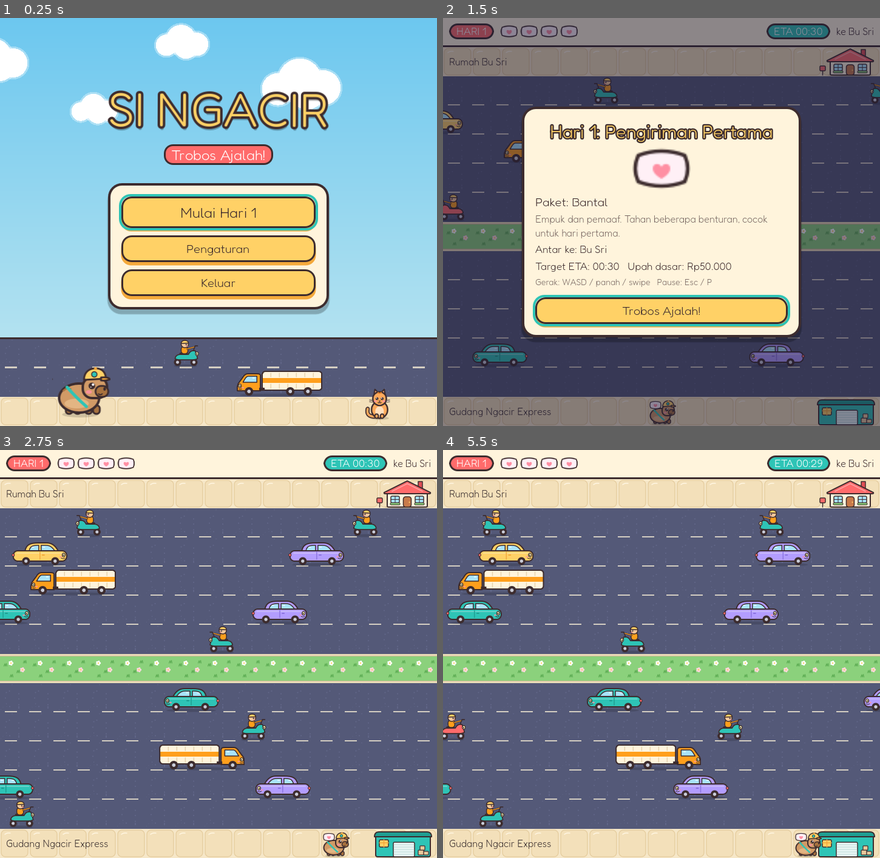
Above: before the commit, frames 1-4 (two rows, left to right).
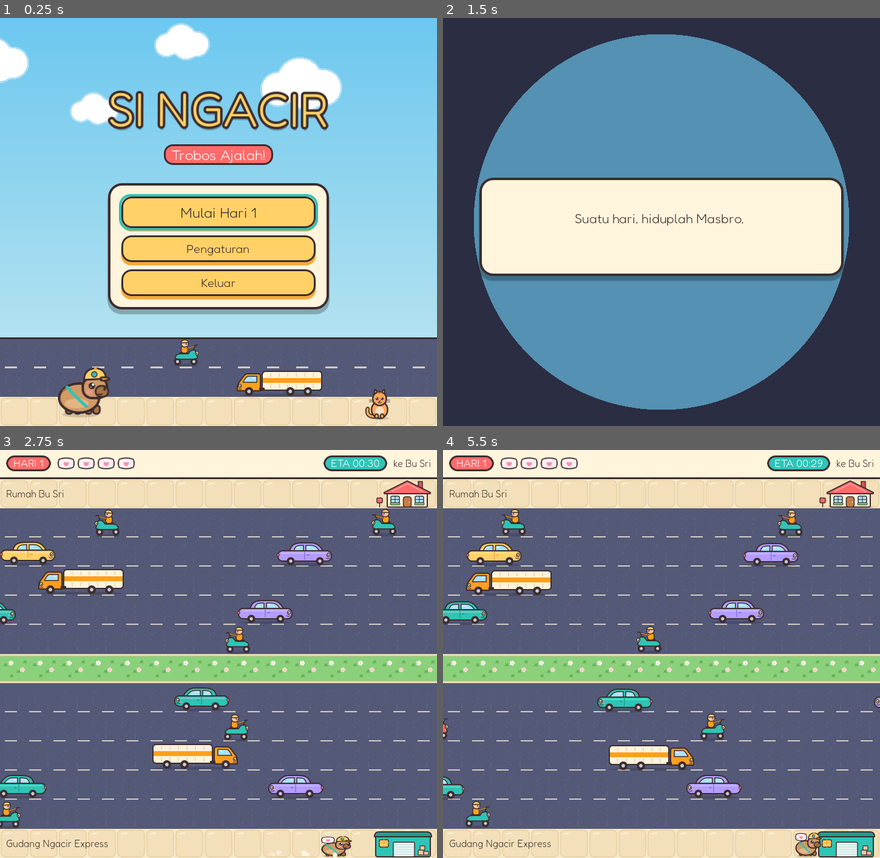
Above: after the commit, the same moments.

Repository: FirmansyahDzakwanArifien/si-ngacir
Game: Godot game, scene res://scenes/main.tscn
The game is run twice, just before and just after one commit, with the same random seed, the same clock (stepped at 60 frames per second) and the same inputs.
Inputs (mouse positions are in pixels of both pictures, inside the frame that each line leads up to):
- Up to frame 1 (0.25 s): no input
- Up to frame 2 (1.5 s): click "Mulai Hari 1" at 0.5 s; click "Lewati (Esc)" at 1.25 s
- Up to frame 3 (2.75 s): tap Enter (ui_accept) at 2, 2.27 s; move the mouse to (314, 633) at 2.02 s; hold D (move_right) from 2.03 s (still down); tap P at 2.1 s; click (314, 633) at 2.17 s
- Up to frame 4 (5.5 s): move the mouse to (574, 674) at 2.77 s; release D (move_right) at 2.78 s; hold S (move_down) 2.78-3.5 s; tap P at 2.85 s; click (574, 674) at 2.92 s; tap Enter (ui_accept) at 3.02 s; click "Layar Penuh" at 3.5 s; click "Kembali" at 4.25 s; click "Lanjut" at 5 s

The runs differ from the first frame. In frame 1, less than 0.1% of the frame differs, in the area x 39-46%, y 78-86%; in frame 2, 67%, in the area x 0-100%, y 0-100%; in frame 3, 6.4%; in frame 4, 6.4%.

Commit message:
feat(juice): animasi lompat, partikel, dan transisi layar
- Masbro melompat dengan squash & stretch dan meninggalkan debu kecil,
  lompat girang saat paket sampai
- Letupan bintang dan serpihan paket saat tertabrak, hujan konfeti di
  depan kartu hasil
- Kendaraan bergoyang pelan seperti mesin hidup
- Transisi lingkaran antar layar (autoload Transition)
- Angka upah menghitung naik, pil ETA berdenyut saat waktu tinggal 10 detik

Diff:
--- a/project.godot
+++ b/project.godot
@@ -20,6 +20,7 @@
 
 GameState="*res://scripts/autoload/game_state.gd"
 AudioManager="*res://scripts/autoload/audio_manager.gd"
+Transition="*res://scripts/autoload/transition.gd"
 
 [display]
 
--- a/scripts/autoload/game_state.gd
+++ b/scripts/autoload/game_state.gd
@@ -88,7 +88,7 @@
 func replay_day(index: int) -> void:
 	current_day_index = index
 	is_replay = true
-	get_tree().change_scene_to_file(LEVEL_SCENE)
+	Transition.change_scene(LEVEL_SCENE)
 
 
 func record_delivery(day: DayData, wage: int) -> void:
@@ -110,11 +110,11 @@
 ## Putar cutscene lalu pindah ke next_scene. Tanpa cerita, langsung pindah.
 func play_story(story: StoryData, next_scene: String) -> void:
 	if story == null or story.pages.is_empty():
-		get_tree().change_scene_to_file(next_scene)
+		Transition.change_scene(next_scene)
 		return
 	pending_story = story
 	pending_scene = next_scene
-	get_tree().change_scene_to_file(CUTSCENE_SCENE)
+	Transition.change_scene(CUTSCENE_SCENE)
 
 
 ## Cutscene penutup sesuai hasil masa percobaan (null bila pemain masih boleh mengulang hari).
--- /dev/null
+++ b/scripts/autoload/transition.gd
@@ -0,0 +1,78 @@
+extends CanvasLayer
+## Transisi antar layar: lingkaran menutup, ganti scene, lalu lingkaran membuka.
+
+const SHADER_CODE := """
+shader_type canvas_item;
+
+uniform float progress : hint_range(0.0, 1.0) = 0.0;
+uniform vec2 screen_size = vec2(720.0, 672.0);
+uniform vec4 fill : source_color = vec4(0.169, 0.176, 0.259, 1.0);
+
+void fragment() {
+	vec2 pos = UV * screen_size;
+	float radius = (1.0 - progress) * length(screen_size) * 0.55;
+	float inside = step(distance(pos, screen_size * 0.5), radius);
+	COLOR = vec4(fill.rgb, (1.0 - inside) * fill.a);
+}
+"""
+const DURATION := 0.28
+
+## true: ganti scene langsung tanpa animasi (dipakai tes otomatis).
+var instant := false
+
+var _cover: ColorRect
+var _material: ShaderMaterial
+var _busy := false
+
+
+func _ready() -> void:
+	layer = 100
+	process_mode = Node.PROCESS_MODE_ALWAYS
+	var shader := Shader.new()
+	shader.code = SHADER_CODE
+	_material = ShaderMaterial.new()
+	_material.shader = shader
+	_cover = ColorRect.new()
+	_cover.material = _material
+	_cover.mouse_filter = Control.MOUSE_FILTER_IGNORE
+	_cover.set_anchors_and_offsets_preset(Control.PRESET_FULL_RECT)
+	_cover.visible = false
+	add_child(_cover)
+	_cover.resized.connect(func() -> void: _material.set_shader_parameter("screen_size", _cover.size))
+
+
+## Pindah ke scene lain dengan transisi.
+func change_scene(path: String) -> void:
+	_run(func() -> void: get_tree().change_scene_to_file(path))
+
+
+## Muat ulang scene sekarang dengan transisi.
+func reload() -> void:
+	_run(func() -> void: get_tree().reload_current_scene())
+
+
+func _run(swap: Callable) -> void:
+	if instant:
+		swap.call()
+		return
+	if _busy:
+		return
+	_busy = true
+	_cover.visible = true
+	_cover.mouse_filter = Control.MOUSE_FILTER_STOP
+	var tween := create_tween()
+	tween.tween_method(_set_progress, 0.0, 1.0, DURATION).set_ease(Tween.EASE_IN).set_trans(Tween.TRANS_QUAD)
+	tween.tween_callback(swap)
+	tween.tween_interval(0.05)
+	tween.tween_method(_set_progress, 1.0, 0.0, DURATION).set_ease(Tween.EASE_OUT).set_trans(Tween.TRANS_QUAD)
+	tween.tween_callback(_finish)
+
+
+func _set_progress(value: float) -> void:
+	_material.set_shader_parameter("progress", value)
+
+
+func _finish() -> void:
+	_cover.visible = false
+	_cover.mouse_filter = Control.MOUSE_FILTER_IGNORE
+	_busy = false
--- a/scripts/cutscene.gd
+++ b/scripts/cutscene.gd
@@ -128,4 +128,4 @@
 	GameState.pending_scene = ""
 	GameState.pending_story = null
 	_story = null
-	get_tree().change_scene_to_file(next_scene)
+	Transition.change_scene(next_scene)
--- a/scripts/ending.gd
+++ b/scripts/ending.gd
@@ -63,7 +63,7 @@
 	var menu := Button.new()
 	menu.text = "Menu Utama"
 	menu.custom_minimum_size = Vector2(0, 44)
-	menu.pressed.connect(get_tree().change_scene_to_file.bind(GameState.MENU_SCENE))
+	menu.pressed.connect(Transition.change_scene.bind(GameState.MENU_SCENE))
 	column.add_child(menu)
 	(first_button if first_button else menu).grab_focus.call_deferred()
 
--- /dev/null
+++ b/scripts/game/effects.gd
@@ -0,0 +1,92 @@
+class_name Effects
+extends RefCounted
+## Efek partikel kecil: debu langkah, letupan tabrakan, dan konfeti.
+
+static var _dot: Texture2D
+
+
+static func dust(parent: Node, at: Vector2) -> void:
+	var particles := _make(parent, at, 6, 0.35)
+	particles.direction = Vector2.UP
+	particles.spread = 70.0
+	particles.initial_velocity_min = 20.0
+	particles.initial_velocity_max = 45.0
+	particles.gravity = Vector2(0, 40)
+	particles.scale_amount_min = 0.5
+	particles.scale_amount_max = 0.9
+	particles.color = Color(1, 0.97, 0.9, 0.85)
+	particles.color_ramp = _fade()
+	particles.emitting = true
+
+
+## Letupan saat tertabrak: bintang kuning dan serpihan paket.
+static func burst(parent: Node, at: Vector2, package_color: Color) -> void:
+	for colors: Array in [[Palette.YELLOW, 10], [package_color, 8]]:
+		var particles := _make(parent, at, colors[1], 0.55)
+		particles.spread = 180.0
+		particles.initial_velocity_min = 90.0
+		particles.initial_velocity_max = 170.0
+		particles.gravity = Vector2(0, 260)
+		particles.angular_velocity_min = -360.0
+		particles.angular_velocity_max = 360.0
+		particles.scale_amount_min = 0.7
+		particles.scale_amount_max = 1.3
+		particles.color = colors[0]
+		particles.color_ramp = _fade()
+		particles.emitting = true
+
+
+## Hujan konfeti dari garis selebar width yang berpusat di at.
+static func confetti(parent: Node, at: Vector2, width: float) -> void:
+	for color in [Palette.YELLOW, Palette.TEAL, Palette.CORAL, Palette.LAVENDER, Palette.PINK]:
+		var particles := _make(parent, at, 14, 2.4)
+		particles.explosiveness = 0.5
+		particles.emission_shape = CPUParticles2D.EMISSION_SHAPE_RECTANGLE
+		particles.emission_rect_extents = Vector2(width / 2.0, 4.0)
+		particles.direction = Vector2.DOWN
+		particles.spread = 25.0
+		particles.initial_velocity_min = 60.0
+		particles.initial_velocity_max = 150.0
+		particles.gravity = Vector2(0, 160)
+		particles.angular_velocity_min = -300.0
+		particles.angular_velocity_max = 300.0
+		particles.scale_amount_min = 0.9
+		particles.scale_amount_max = 1.5
+		particles.color = color
+		particles.color_ramp = _fade(0.8)
+		particles.emitting = true
+
+
+static func _make(parent: Node, at: Vector2, amount: int, lifetime: float) -> CPUParticles2D:
+	var particles := CPUParticles2D.new()
+	particles.one_shot = true
+	particles.explosiveness = 1.0
+	particles.amount = amount
+	particles.lifetime = lifetime
+	particles.texture = _dot_texture()
+	particles.position = at
+	particles.z_index = 15
+	parent.add_child(particles)
+	particles.finished.connect(particles.queue_free)
+	return particles
+
+
+static func _fade(hold := 0.5) -> Gradient:
+	var gradient := Gradient.new()
+	gradient.set_color(0, Color.WHITE)
+	gradient.set_color(1, Color(1, 1, 1, 0))
+	gradient.add_point(hold, Color.WHITE)
+	return gradient
+
+
+static func _dot_texture() -> Texture2D:
+	if _dot == null:
+		var size := 10
+		var image := Image.create(size, size, false, Image.FORMAT_RGBA8)
+		var center := Vector2.ONE * size / 2.0
+		for y in size:
+			for x in size:
+				var d := Vector2(x + 0.5, y + 0.5).distance_to(center)
+				image.set_pixel(x, y, Color(1, 1, 1, clampf(size / 2.0 - d, 0.0, 1.0)))
+		_dot = ImageTexture.create_from_image(image)
+	return _dot
--- a/scripts/game/level.gd
+++ b/scripts/game/level.gd
@@ -238,6 +238,7 @@
 	damage = mini(damage + vehicle.damage * day.package.fragility, day.package.max_damage)
 	_hud.update_package(damage)
 	_shake()
+	Effects.burst(_board, _player.position + Vector2(TILE / 2.0, TILE / 2.0), day.package.color)
 	AudioManager.play_sfx(&"hit", 0.1)
 	if damage >= day.package.max_damage:
 		_fail()
@@ -254,6 +255,10 @@
 	var report := DeliveryReport.evaluate(day, damage, collisions, elapsed)
 	GameState.record_delivery(day, report.wage)
 	AudioManager.play_sfx(&"delivery")
+	_player.celebrate()
+	# Konfeti di lapisan HUD supaya jatuh di depan kartu hasil.
+	var view := get_viewport().get_visible_rect().size
+	Effects.confetti(_hud, Vector2(view.x / 2.0, 0), view.x)
 	_hud.show_result(report, _next_button_text())
 
 
@@ -298,7 +303,7 @@
 
 func _on_retry_requested() -> void:
 	get_tree().paused = false
-	get_tree().reload_current_scene()
+	Transition.reload()
 
 
 func _next_button_text() -> String:
@@ -314,7 +319,7 @@
 	if GameState.advance_day():
 		GameState.play_story(GameState.current_day().story, GameState.LEVEL_SCENE)
 	elif GameState.is_replay:
-		get_tree().change_scene_to_file(GameState.ENDING_SCENE)
+		Transition.change_scene(GameState.ENDING_SCENE)
 	else:
 		GameState.finish_probation()
 		GameState.play_story(GameState.ending_story(), GameState.ENDING_SCENE)
@@ -322,7 +327,7 @@
 
 func _on_menu_requested() -> void:
 	get_tree().paused = false
-	get_tree().change_scene_to_file(GameState.MENU_SCENE)
+	Transition.change_scene(GameState.MENU_SCENE)
 
 
 func _draw_board() -> void:
--- a/scripts/game/player.gd
+++ b/scripts/game/player.gd
@@ -41,6 +41,9 @@
 ## Sprite Masbro dari Illustrator; null berarti memakai gambar placeholder di _draw().
 var _body: AnimatedSprite2D
 var _package_icon: Sprite2D
+## Titik kaki Masbro; lompatan dan squash/stretch berporos di sini.
+var _visual: Node2D
+var _hop_tween: Tween
 
 
 func _ready() -> void:
@@ -49,9 +52,15 @@
 		&"walk": "masbro_walk",
 		&"hit": "masbro_hit",
 	}, Vector2i(48, 48))
+	_visual = Node2D.new()
+	_visual.position = Vector2(tile / 2.0, tile)
+	add_child(_visual)
+	var rig := Node2D.new()
+	rig.position = -_visual.position
+	_visual.add_child(rig)
 	if frames:
 		_body = SpriteLibrary.animated(frames)
-		add_child(_body)
+		rig.add_child(_body)
 		_play(&"idle")
 
 	_package_icon = SpriteLibrary.sprite("package_%s" % package_id)
@@ -59,7 +68,7 @@
 		_package_icon = Sprite2D.new()
 		_package_icon.centered = false
 		_package_icon.texture = SpriteLibrary.placeholder_box(Vector2i(20, 15), package_color, Color("6e4a2b"))
-	add_child(_package_icon)
+	rig.add_child(_package_icon)
 	_update_facing()
 
 
@@ -149,12 +158,43 @@
 	_play(animation)
 	_tween = create_tween()
 	_tween.tween_property(self, "position", cell_to_position(target), duration)
-	_tween.tween_callback(_on_hop_finished)
-
-
-func _on_hop_finished() -> void:
+	_tween.tween_callback(_on_hop_finished.bind(animation == &"walk"))
+	if animation == &"walk":
+		_bounce(duration)
+
+
+## Lompatan kecil dengan squash & stretch, berporos di kaki.
+func _bounce(duration: float, height := 7.0) -> void:
+	if _hop_tween:
+		_hop_tween.kill()
+	_visual.position.y = tile
+	_hop_tween = create_tween()
+	_hop_tween.tween_property(_visual, "position:y", tile - height, duration * 0.5) \
+			.set_trans(Tween.TRANS_QUAD).set_ease(Tween.EASE_OUT)
+	_hop_tween.parallel().tween_property(_visual, "scale", Vector2(0.9, 1.12), duration * 0.5)
+	_hop_tween.tween_property(_visual, "position:y", tile, duration * 0.5) \
+			.set_trans(Tween.TRANS_QUAD).set_ease(Tween.EASE_IN)
+	_hop_tween.parallel().tween_property(_visual, "scale", Vector2(1.15, 0.86), duration * 0.5)
+	_hop_tween.tween_property(_visual, "scale", Vector2.ONE, 0.12).set_trans(Tween.TRANS_BACK)
+
+
+## Lompat girang saat paket sampai.
+func celebrate() -> void:
+	if _hop_tween:
+		_hop_tween.kill()
+	_hop_tween = create_tween().set_loops(2)
+	_hop_tween.tween_property(_visual, "position:y", tile - 16.0, 0.16).set_trans(Tween.TRANS_QUAD).set_ease(Tween.EASE_OUT)
+	_hop_tween.parallel().tween_property(_visual, "scale", Vector2(0.9, 1.15), 0.16)
+	_hop_tween.tween_property(_visual, "position:y", tile, 0.16).set_trans(Tween.TRANS_QUAD).set_ease(Tween.EASE_IN)
+	_hop_tween.parallel().tween_property(_visual, "scale", Vector2(1.15, 0.85), 0.16)
+	_hop_tween.tween_property(_visual, "scale", Vector2.ONE, 0.08)
+
+
+func _on_hop_finished(walked: bool) -> void:
 	if not invulnerable:
 		_play(&"idle")
+	if walked and get_parent():
+		Effects.dust(get_parent(), position + Vector2(tile / 2.0, tile - 4.0))
 	moved.emit(cell)
 
 
--- a/scripts/game/vehicle.gd
+++ b/scripts/game/vehicle.gd
@@ -17,6 +17,7 @@
 var loop_start := 0.0
 var loop_length := 1.0
 var _sprite: Sprite2D
+var _bob_time := randf() * TAU
 
 
 func setup(type: StringName, p_tile: float, p_speed: float, p_direction: int,
@@ -46,6 +47,10 @@
 
 func _process(delta: float) -> void:
 	position.x = loop_start + fposmod(position.x + speed * direction * delta - loop_start, loop_length)
+	if _sprite:
+		# Bodi bergoyang pelan seperti mesin hidup.
+		_bob_time += delta * (6.0 + speed * 0.04)
+		_sprite.position.y = roundf(sin(_bob_time) * 1.2)
 
 
 func _draw() -> void:
--- a/scripts/main.gd
+++ b/scripts/main.gd
@@ -79,7 +79,7 @@
 
 func _on_continue_pressed() -> void:
 	var scene := GameState.ENDING_SCENE if GameState.probation_done else GameState.LEVEL_SCENE
-	get_tree().change_scene_to_file(scene)
+	Transition.change_scene(scene)
 
 
 func _on_settings_pressed() -> void:
--- a/scripts/ui/hud.gd
+++ b/scripts/ui/hud.gd
@@ -21,6 +21,7 @@
 var _day: DayData
 var _time_label: Label
 var _time_pill: PanelContainer
+var _time_pulse: Tween
 var _package_icons: Array[Control] = []
 var _overlay: ColorRect
 var _panel: PanelContainer
@@ -52,6 +53,17 @@
 			text_color = Palette.TEXT
 	_time_pill.add_theme_stylebox_override("panel", UiTheme.pill(fill))
 	_time_label.add_theme_color_override("font_color", text_color)
+	# Pil ETA berdenyut saat waktu menipis.
+	var hurry := seconds_left <= 10.0 and seconds_left > -1.0
+	if hurry and _time_pulse == null:
+		_time_pill.pivot_offset = _time_pill.size / 2.0
+		_time_pulse = _time_pill.create_tween().set_loops()
+		_time_pulse.tween_property(_time_pill, "scale", Vector2(1.08, 1.08), 0.25)
+		_time_pulse.tween_property(_time_pill, "scale", Vector2.ONE, 0.25)
+	elif not hurry and _time_pulse:
+		_time_pulse.kill()
+		_time_pulse = null
+		_time_pill.scale = Vector2.ONE
 
 
 func update_package(damage: int) -> void:
@@ -125,7 +137,7 @@
 		_money_row("Denda kerusakan" + (" (2x)" if report.strict else ""), -report.damage_penalty),
 		_money_row("Potongan telat", -report.late_penalty),
 		HSeparator.new(),
-		_money_row("UPAH HARI INI", report.wage, Palette.TEAL_DARK, 600),
+		_counting_money_row("UPAH HARI INI", report.wage),
 		_label("Tabungan pengobatan: %s / %s" % [
 				GameState.rupiah(GameState.total_savings()), GameState.rupiah(GameState.MEDICAL_COST)],
 				14, Palette.TEXT_SOFT),
@@ -326,6 +338,17 @@
 	return icon
 
 
+## Baris upah yang angkanya menghitung naik dari Rp0.
+func _counting_money_row(caption: String, amount: int) -> Control:
+	var row := _money_row(caption, 0, Palette.TEAL_DARK, 600)
+	var value := row.get_child(1) as Label
+	var tween := value.create_tween()
+	tween.tween_interval(0.5)
+	tween.tween_method(func(v: float) -> void: value.text = GameState.rupiah(roundi(v)),
+			0.0, float(amount), 0.7).set_ease(Tween.EASE_OUT).set_trans(Tween.TRANS_CUBIC)
+	return row
+
+
 func _money_row(caption: String, amount: int, color := Palette.TEXT, weight := 500) -> Control:
 	var row := HBoxContainer.new()
 	var left := _label(caption, 16, color, false, weight)
